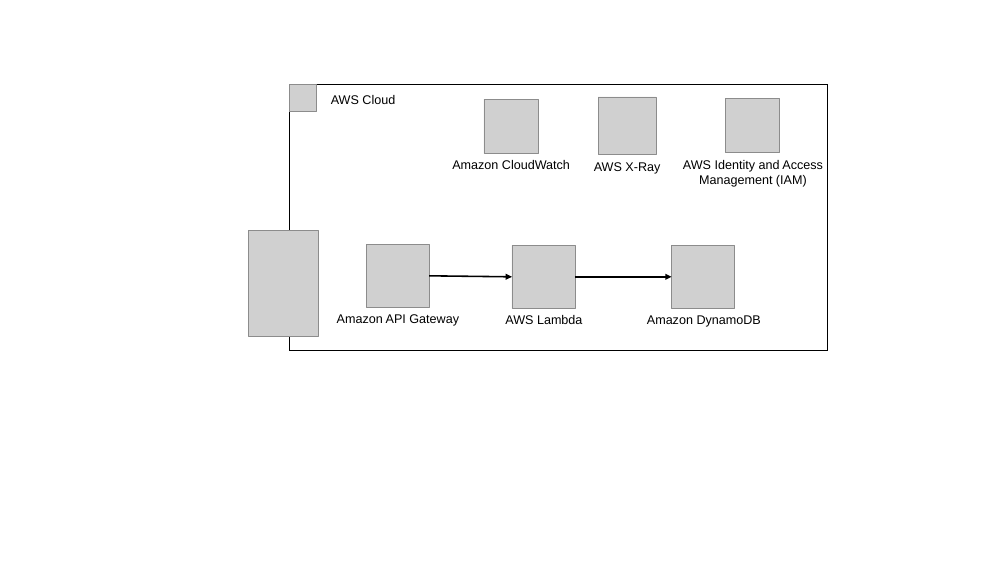
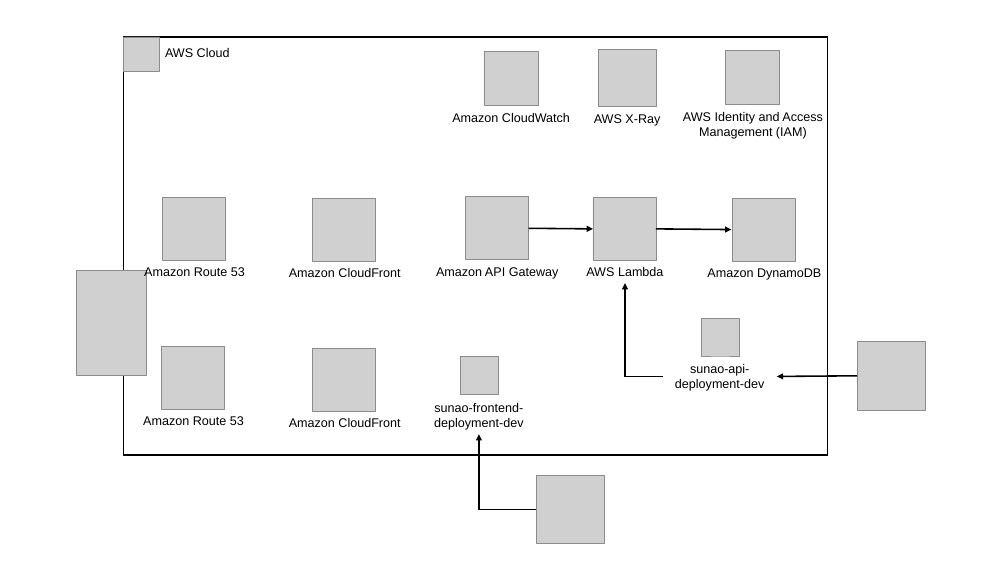
Before and after one commit to al22028/glico-sunao-backend, a slide deck: slide 1 of docs/architecture/dev.pptx. Drawn at 1008x567 pixels with LibreOffice and Linux fonts; fonts in the diff are those of the drawing; grey boxes stand for pictures. Boxes give left, top, right and bottom in pixels: in the first picture for what was removed or moved away, otherwise in the second. Text is boxed around its words. In the diff, an @@ line names an element or a change of style, - is before the commit and + after.

Commit message:
:books: changed architecture diagrams for development env

```diff
--- a/docs/architecture/dev.pptx
+++ b/docs/architecture/dev.pptx
@@ rectangle "AWS Cloud": place and size @@
-rectangle "AWS Cloud" at <box>290,85,828,350</box>
+rectangle "AWS Cloud" at <box>123,37,827,455</box>
@@ picture: place and size @@
-picture at <box>290,85,317,112</box>
+picture at <box>123,37,160,72</box>
@@ picture: place and size @@
-picture at <box>725,98,780,153</box>
+picture at <box>725,51,780,105</box>
@@ 3 texts, 2 pictures: place and size @@
-3 texts, 2 pictures at <box>452,97,823,187</box>
+3 texts, 2 pictures at <box>452,49,823,139</box>
@@ picture added at <box>163,197,225,260</box> @@
@@ picture added at <box>312,198,375,261</box> @@
@@ picture: place and size @@
-picture at <box>366,244,429,307</box>
+picture at <box>466,197,529,259</box>
@@ picture: place and size @@
-picture at <box>512,245,575,308</box>
+picture at <box>593,197,656,260</box>
@@ picture: place and size @@
-picture at <box>671,246,734,309</box>
+picture at <box>732,198,795,261</box>
@@ arrow moved from (430, 276) - (512, 277) to (529, 228) - (593, 229) @@
@@ arrow moved from (575, 277) - (671, 277) to (656, 229) - (731, 230) @@
@@ text added at <box>144,267,245,279</box>, 12 pt, text #000000 @@
+Amazon Route 53
@@ text added at <box>289,268,400,277</box>, 12 pt, text #000000 @@
+Amazon CloudFront
@@ text "Amazon API Gateway": place and size @@
-text "Amazon API Gateway" at <box>337,314,459,326</box>
+text "Amazon API Gateway" at <box>436,267,559,279</box>
@@ text "AWS Lambda": place and size @@
-text "AWS Lambda" at <box>505,315,582,324</box>
+text "AWS Lambda" at <box>586,267,663,276</box>
@@ text "Amazon DynamoDB": place and size @@
-text "Amazon DynamoDB" at <box>647,315,761,327</box>
+text "Amazon DynamoDB" at <box>707,268,821,280</box>
@@ picture: place and size @@
-picture at <box>248,231,318,336</box>
+picture at <box>76,271,147,376</box>
@@ elbow arrow added from (662, 377) to (625, 284), #000000 1.5 pt @@
@@ picture added at <box>702,318,740,356</box> @@
@@ picture added at <box>161,346,224,409</box> @@
@@ picture added at <box>312,349,375,411</box> @@
@@ picture added at <box>461,357,498,395</box> @@
@@ picture added at <box>858,342,926,411</box> @@
@@ text added at <box>675,364,764,391</box>, 12 pt, text #000000 @@
+sunao-api-deployment-dev
@@ arrow added from (858, 376) to (777, 377), #000000 1.5 pt @@
@@ text added at <box>143,416,244,425</box>, 12 pt, text #000000 @@
+Amazon Route 53
@@ text added at <box>289,418,400,427</box>, 12 pt, text #000000 @@
+Amazon CloudFront
@@ text added at <box>434,403,523,430</box>, 12 pt, text #000000 @@
+sunao-frontend-deployment-dev
@@ elbow arrow added from (536, 510) to (479, 434), #000000 1.5 pt @@
@@ picture added at <box>536,476,605,544</box> @@
```
